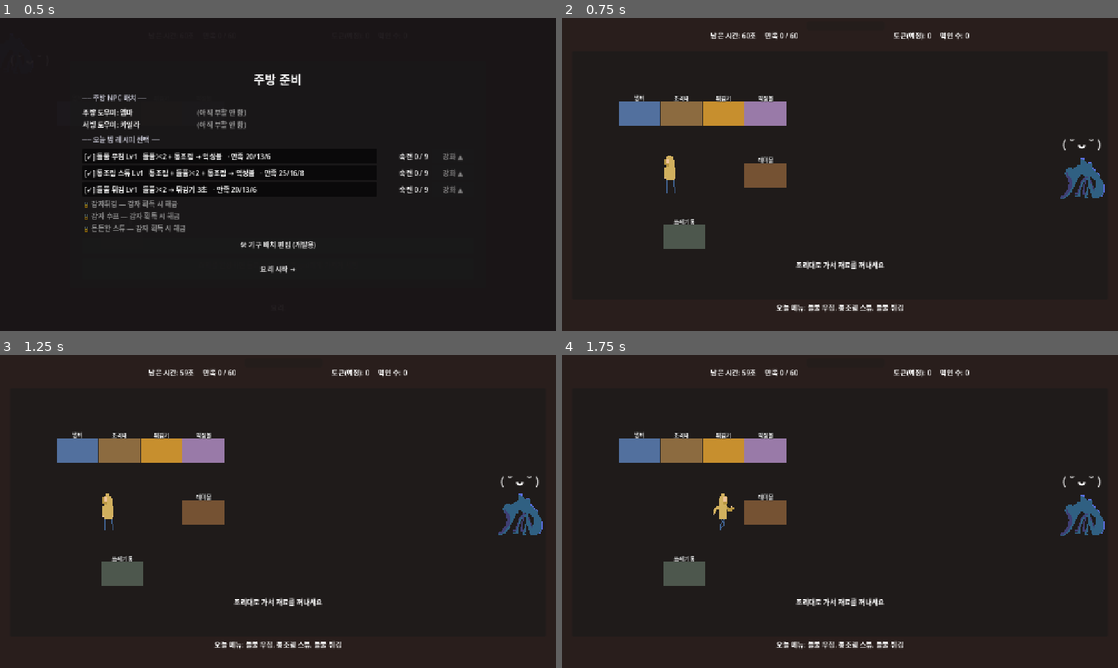
Above: before the commit, frames 1-4 (two rows, left to right).
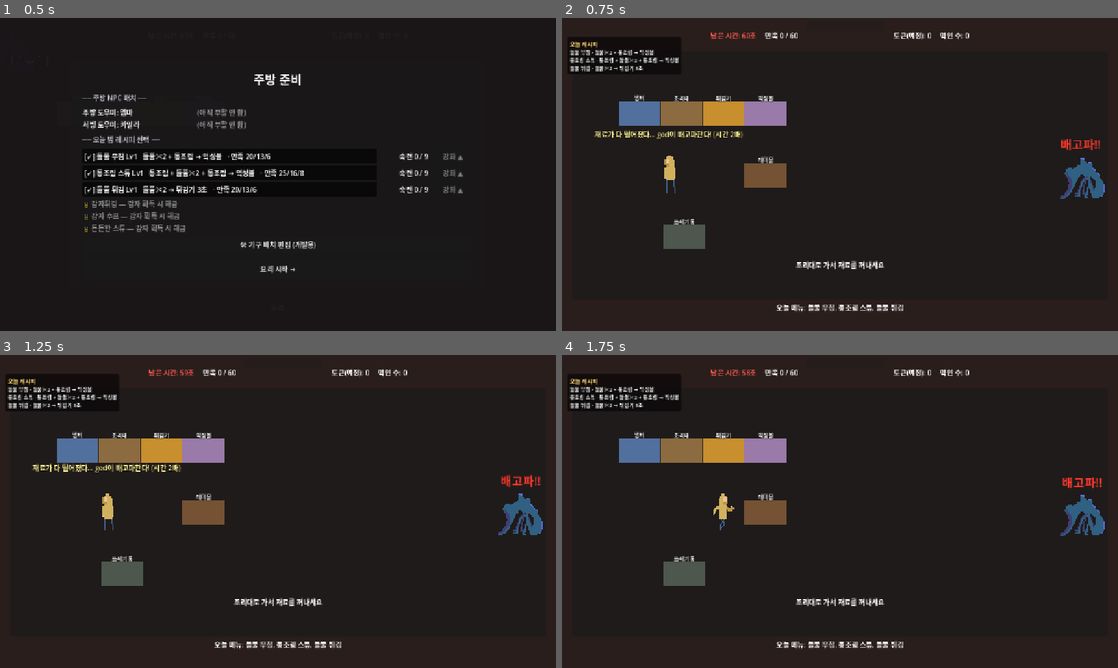
Above: after the commit, the same moments.

Repository: HomilBBANG/rt_Hilling_Game
Game: Godot game, scene res://scenes/phases/night_session.tscn
The game is run twice, just before and just after one commit, with the same random seed, the same clock (stepped at 60 frames per second) and the same inputs. This scene is started directly instead of the project's main scene.
Inputs (mouse positions are in pixels of both pictures, inside the frame that each line leads up to):
- Up to frame 1 (0.5 s): no input
- Up to frame 2 (0.75 s): click "요리 시작 →" at 0.5 s
- Up to frame 3 (1.25 s): no input
- Up to frame 4 (1.75 s): tap Enter at 1.25 s; move the mouse to (962, 495) at 1.27 s; hold D from 1.28 s (still down); hold E from 1.28 s (still down); click (962, 495) at 1.42 s

Frame 1 is identical in both runs. In frame 2, 1.1% of the frame differs, in the area x 1-97%, y 4-43%; in frame 3, 1.2%, in the area x 1-98%, y 4-43%; in frame 4, 0.8%.

Commit message:
밤 쿠킹: 메뉴 재료만 표시 + 레시피 표 + 배고픈 god·게임 오버(그날 아침부터 재시작)
- 조리대 재료 목록: 오늘 메뉴에 쓰이는 재료 중 보유한 것만 표시
- 요리 중 왼쪽 위에 오늘 레시피 표(재료·써는 횟수·기구·시간, 선호 ★)
- 만족 미달 + 서빙할 수 있는 게 없음(요리 없음, 재고+주방 재료로 만들 메뉴 없음) → 배고픔:
  시간 2배, god 붉은 "배고파!!" 재촉
- 배고픔 상태 타임오버 → god이 플레이어를 잡아먹는 연출 → 게임 오버 → 그날 아침부터 다시
- 밤 세이브에 아침 사본(morning_snapshot) 저장, GameManager.restart_day()
- GDD 6.6 / HANDOFF 갱신

Co-Authored-By: Claude Opus 5.5 <noreply@anthropic.com>

Diff:
--- a/autoload/game_manager.gd
+++ b/autoload/game_manager.gd
@@ -33,6 +33,8 @@
 }
 
 var _phase_container: Node = null
+## 오늘 아침 시작 시점 세이브 사본. 밤 세이브에도 함께 저장 → 밤에 게임 오버되면 이 아침으로 되돌림.
+var _morning_snapshot: Dictionary = {}
 
 
 func _ready() -> void:
@@ -92,7 +94,19 @@
 	for revived_id in NPCManager.revived_ids:
 		_apply_npc_effect(revived_id)
 	var phase := String(data.get("phase", "morning"))
+	if phase != "morning":
+		_morning_snapshot = data.get("morning_snapshot", {}) # 아침 진입 시엔 _autosave 가 새로 만든다
 	_goto_step(Step.MORNING_PREP if phase == "morning" else Step.NIGHT)
+
+
+## 게임 오버(밤에 god에게 잡아먹힘) → 오늘 아침 시작 시점으로 되돌려 다시 시작.
+## 그날 탐사에서 얻은 것·밤 진행은 모두 사라진다.
+func restart_day() -> void:
+	if _morning_snapshot.is_empty():
+		push_warning("GameManager: 아침 세이브 사본이 없어 마지막 세이브로 이어합니다.")
+	else:
+		SaveManager.save_game(_morning_snapshot.duplicate(true))
+	continue_game()
 
 
 ## 현재 스텝에서 다음 스텝으로 진행.
@@ -254,6 +268,10 @@
 		"codex": CodexManager.to_dict(),
 		"cooking": RecipeDB.to_dict(),
 	}
+	if phase == "morning":
+		_morning_snapshot = data.duplicate(true)
+	else:
+		data["morning_snapshot"] = _morning_snapshot # 밤 게임 오버 시 되돌아갈 아침
 	SaveManager.save_game(data)
 
 
--- a/scripts/phases/night_session.gd
+++ b/scripts/phases/night_session.gd
@@ -45,6 +45,9 @@
 var _floor: Array = []              # 바닥 물건 [{item, pos(발 좌표), node}]
 
 var _mastery_log: Dictionary = {} # 오늘 밤 레시피별 숙련도 획득(결과 화면 표시)
+var _menu_ings: Array[String] = [] # 오늘 메뉴에 쓰이는 재료(조리대 목록에 이것만 표시)
+var _recipe_panel: PanelContainer   # 요리 중 왼쪽 위 오늘 레시피 표
+var _hungry := false                # 재료 소진 + 만족 미달 → 시간 2배, god 재촉, 타임오버 = 게임 오버
 
 var _player_pos := Vector2.ZERO
 var _pos_init := false
@@ -126,13 +129,19 @@
 func _process(delta: float) -> void:
 	if _ended or not _started: # 준비 화면 동안엔 타이머·조리 정지
 		return
-	_time_left = maxf(0.0, _time_left - delta)
+	# 배고픈 god: 남은 시간이 2배 빠르게 흐른다.
+	_time_left = maxf(0.0, _time_left - delta * (2.0 if _hungry else 1.0))
 	_time_label.text = "남은 시간: %0.0f초" % _time_left
 	_update_cookers(delta) # 튀김기/냄비는 플레이어 위치와 무관하게 진행
 	_update_floor(delta)
 	_update_field(delta)
+	if not _hungry and _out_of_food():
+		_start_hungry()
 	if _time_left <= 0.0:
-		_end_session()
+		if _hungry:
+			_game_over() # 배고픈 god에게 잡아먹힘
+		else:
+			_end_session()
 
 
 # ── 필드: 이동 · 상호작용 ───────────────────────────────
@@ -182,6 +191,8 @@
 	var god_pos := _god_pos()
 	_god.position = god_pos # AnimatedSprite2D 는 중심 기준
 	_belami.position = god_pos + Vector2(0.0, -72.0) - _belami.size * 0.5 # 머리 위 반응 버블
+	if _hungry: # 재촉 — 버블이 들썩인다
+		_belami.position += Vector2(randf_range(-3.0, 3.0), randf_range(-3.0, 3.0))
 
 	var near := _nearest_station()
 	# E = 집기 / R = 내려놓기 (엣지)
@@ -875,7 +886,7 @@
 func _refresh_tray(near: String) -> void:
 	var key := near
 	if near == "counter":
-		for id in RecipeDB.ingredient_ids():
+		for id in _menu_ings:
 			key += "|%s:%d" % [id, GameManager.cooking_stock(id)]
 		key += "|busy" if not _counter_item.is_empty() else ""
 	elif near == "table":
@@ -892,7 +903,7 @@
 	if near == "counter":
 		_tray.add_child(_tray_label("재료 꺼내기"))
 		var any := false
-		for id in RecipeDB.ingredient_ids():
+		for id in _menu_ings: # 오늘 메뉴에 쓰이는 재료 중
 			var n := GameManager.cooking_stock(id)
 			if n <= 0:
 				continue # 보유한 것만
@@ -902,7 +913,7 @@
 			b.pressed.connect(_take_from_stock.bind(id))
 			_tray.add_child(b)
 		if not any:
-			_tray.add_child(_tray_label("꺼낼 재료가 없어요"))
+			_tray.add_child(_tray_label("오늘 메뉴에 쓸 재료가 없어요"))
 	elif near == "table":
 		_tray.add_child(_tray_label("테이블 %d/%d" % [_table.size(), _table_slots()]))
 		for i in _table.size():
@@ -1425,6 +1436,13 @@
 		if bool(_selected.get(id, false)):
 			menu.append(RecipeDB.display_name(id) + (" ★" if BelamiManager.is_preferred(id) else ""))
 	_recipe_label.text = "오늘 메뉴: " + ", ".join(menu)
+	_menu_ings.clear()
+	for st in COMBINERS:
+		for r in _menu_recipes(st):
+			for ing in r["ingredients"]:
+				if not (String(ing) in _menu_ings):
+					_menu_ings.append(String(ing))
+	_build_recipe_panel()
 	_prep.visible = false
 	_started = true
 	_update_hud()
@@ -1449,6 +1467,134 @@
 func _has_helper(slot: String) -> bool:
 	var id := String(NPCManager.placement.get(slot, ""))
 	return id != "" and NPCManager.is_revived(id)
+
+
+# ── 오늘 레시피 표(왼쪽 위) ────────────────────────────
+
+## 요리 중 왼쪽 위에 오늘 메뉴 레시피(재료·써는 횟수·기구)를 띄운다.
+func _build_recipe_panel() -> void:
+	if _recipe_panel:
+		_recipe_panel.queue_free()
+	_recipe_panel = PanelContainer.new()
+	_recipe_panel.mouse_filter = Control.MOUSE_FILTER_IGNORE
+	var sb := StyleBoxFlat.new()
+	sb.bg_color = Color(0.0, 0.0, 0.0, 0.55)
+	sb.set_corner_radius_all(4)
+	sb.set_content_margin_all(6)
+	_recipe_panel.add_theme_stylebox_override("panel", sb)
+	var box := VBoxContainer.new()
+	box.add_theme_constant_override("separation", 0)
+	_recipe_panel.add_child(box)
+	var title := Label.new()
+	title.text = "오늘 레시피"
+	title.add_theme_font_size_override("font_size", 13)
+	title.add_theme_color_override("font_color", Color(1.0, 0.85, 0.45))
+	box.add_child(title)
+	for id in RecipeDB.unlocked_ids():
+		if not bool(_selected.get(id, false)):
+			continue
+		var d := RecipeDB.cook_data(id)
+		var lb := Label.new()
+		lb.text = "%s%s · %s" % [d["display_name"], (" ★" if BelamiManager.is_preferred(id) else ""), _process_text(d)]
+		lb.add_theme_font_size_override("font_size", 12)
+		box.add_child(lb)
+	add_child(_recipe_panel)
+	_recipe_panel.position = Vector2(12.0, 44.0) # 전역 HUD 일차 표시(y 10~42) 아래
+	_recipe_panel.z_index = Z_UI
+
+
+# ── 배고픈 god (재료 소진) · 게임 오버 ───────────────────
+
+## 만족 미달인데 더 이상 서빙할 수 있는 게 없는지:
+## 어디에도 요리(완성/조리 중/카밀라 운반)가 없고, 재고 + 주방에 남은 재료로 만들 수 있는 메뉴가 없으면 true.
+func _out_of_food() -> bool:
+	if _satisfaction >= target_satisfaction:
+		return false
+	if not _server_dish.is_empty():
+		return false
+	var loose: Array = [] # 주방에 흩어진 재료(썩지 않은 것)
+	var all_items: Array = [_held, _counter_item]
+	all_items.append_array(_table)
+	for e in _floor:
+		all_items.append(e["item"])
+	for st in COMBINERS:
+		var c: Dictionary = _cookers[st]
+		if c["state"] != "fill":
+			return false # 조리 중이거나 완성품 대기
+		all_items.append_array(c["items"])
+	for it in all_items:
+		match String(it.get("type", "")):
+			"dish":
+				return false
+			"ing":
+				loose.append(String(it["id"]))
+	var pool := _counts(loose)
+	for id in _menu_ings:
+		pool[id] = int(pool.get(id, 0)) + GameManager.cooking_stock(id)
+	for st in COMBINERS:
+		for r in _menu_recipes(st):
+			if _fits(_counts(r["ingredients"]), pool):
+				return false
+	return true
+
+
+func _start_hungry() -> void:
+	_hungry = true
+	_belami.text = "배고파!!"
+	_belami.add_theme_color_override("font_color", Color(1.0, 0.22, 0.18))
+	_time_label.modulate = Color(1.0, 0.35, 0.3)
+	_toast("재료가 다 떨어졌다… god이 배고파한다! (시간 2배)")
+
+
+## 타임오버 + 배고픔 → god이 플레이어를 잡아먹는 연출 후 게임 오버 화면.
+func _game_over() -> void:
+	_ended = true
+	_tray.visible = false
+	_hand_vis.visible = false
+	_serve_hint.text = ""
+	_belami.text = "냠!"
+	_player_node.z_index = _god.z_index + 1
+	var god_scale := _god.scale
+	var tw := create_tween()
+	tw.tween_property(_player_node, "position", _god.position, 0.6).set_trans(Tween.TRANS_BACK).set_ease(Tween.EASE_IN)
+	tw.parallel().tween_property(_player_node, "scale", Vector2.ZERO, 0.6).set_ease(Tween.EASE_IN)
+	tw.tween_property(_god, "scale", god_scale * 1.2, 0.12)
+	tw.tween_property(_god, "scale", god_scale, 0.15)
+	tw.tween_interval(0.6)
+	tw.tween_callback(_show_game_over)
+
+
+func _show_game_over() -> void:
+	var over := Control.new()
+	over.set_anchors_and_offsets_preset(Control.PRESET_FULL_RECT)
+	over.z_index = Z_OVERLAY
+	add_child(over)
+	var dim := ColorRect.new()
+	dim.color = Color(0.25, 0.0, 0.0, 0.85)
+	dim.set_anchors_and_offsets_preset(Control.PRESET_FULL_RECT)
+	over.add_child(dim)
+	var center := CenterContainer.new()
+	center.set_anchors_and_offsets_preset(Control.PRESET_FULL_RECT)
+	over.add_child(center)
+	var box := VBoxContainer.new()
+	box.add_theme_constant_override("separation", 14)
+	center.add_child(box)
+	var title := Label.new()
+	title.text = "게임 오버"
+	title.horizontal_alignment = HORIZONTAL_ALIGNMENT_CENTER
+	title.add_theme_font_size_override("font_size", 40)
+	title.add_theme_color_override("font_color", Color(1.0, 0.3, 0.25))
+	box.add_child(title)
+	var sub := Label.new()
+	sub.text = "배고픈 god에게 잡아먹혔다…"
+	sub.horizontal_alignment = HORIZONTAL_ALIGNMENT_CENTER
+	box.add_child(sub)
+	var btn := Button.new()
+	btn.text = "Day %d 아침부터 다시 시작" % GameManager.day
+	btn.custom_minimum_size = Vector2(280, 48)
+	btn.focus_mode = Control.FOCUS_NONE
+	btn.pressed.connect(GameManager.restart_day)
+	box.add_child(btn)
 
 
 # ── 세션 종료 ──────────────────────────────────────────
Not shown, changed: docs/GDD.md
Not shown, changed: docs/HANDOFF.md
